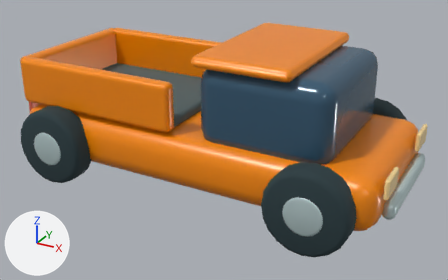
What one commit did to the glTF model public/models/pickup.glb.
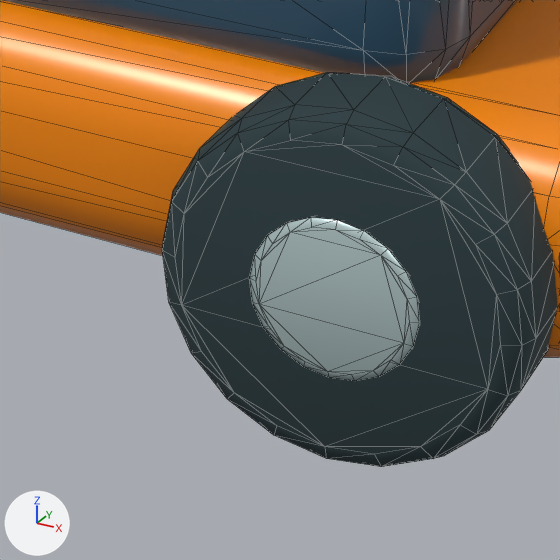
The first picture shows the older version from a 50 mm lens placed at (1.408, -2.491, 1.444), pointed at (0.062, -0.044, 0.22). The close-ups show the older and then the newer version on the part from 50% to 80% of the width and 52% to 100% of the height of that picture. Only the edits that show in the close-ups are written down. The lights are fixed; the arrows at lower left show +X, +Y and +Z. The close-ups show mesh edges as thin lines. Where no turn or scale is listed for an object, it has been applied to the vertices. Vertices at exactly the same position are counted once.

In view in the first close-up: 'Opaque blue glass.002', 'Paint pickup', 'Tyre rubber.002', 'Wheel hubs.002'.
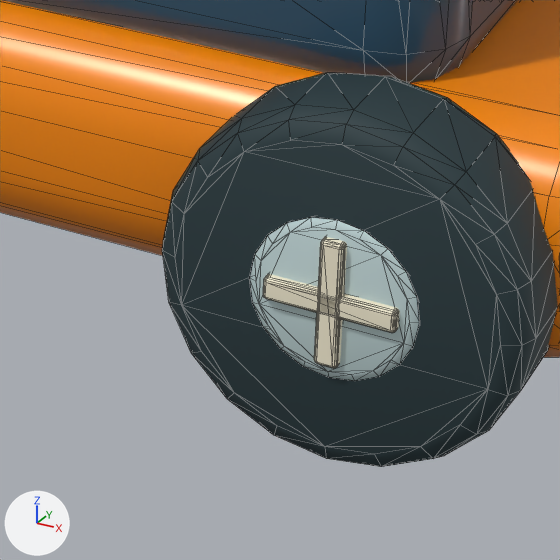
Where the newer file only moved an object's origin or applied its transform, the numbers keep the older frame.

Edits to the bpy script that builds the scene:
```text
Add mat_rolling_wheels:
    mat_rolling_wheels = bpy.data.materials.new('Rolling wheels')
    mat_rolling_wheels.use_nodes = True; mat_rolling_wheels.node_tree.nodes.clear()
    _N = mat_rolling_wheels.node_tree.nodes; _L = mat_rolling_wheels.node_tree.links
    n0 = _N.new('ShaderNodeBsdfPrincipled'); n0.name = 'Principled BSDF'
    n0.inputs[1].default_value = 0.05  # 'Metallic'
    n0.inputs[2].default_value = 0.72  # 'Roughness'
    n1 = _N.new('ShaderNodeOutputMaterial'); n1.name = 'Material Output'
    n2 = _N.new('ShaderNodeVertexColor'); n2.name = 'Color Attribute'
    _L.new(n0.outputs[0], n1.inputs[0])  # 'BSDF' to 'Surface'
    _L.new(n2.outputs[0], n0.inputs[0])  # 'Color' to 'Base Color'
Change me_cylinder_017:
    used by ob_tyre_rubber_002; location = (-0.67, -0.43, 0.19)
    remove me_cylinder_017.from_pydata(...)  # 480 vertices, 944 faces; spans x -0.19..1.52, y -0.07..0.93, z -0.19..0.19
    remove me_cylinder_017.materials.append(mat_tyre_rubber)  # dark cyan #273b40
    add me_cylinder_017.from_pydata(...)  # 1648 vertices, 3232 faces; spans x -0.19..1.52, y -0.08..0.94, z -0.19..0.19
    me_cylinder_017 part 1: 292 vertices added at x 1.24..1.42, y -0.08..-0.04, z -0.09..0.09
    other edits to the shape of me_cylinder_017 do not show in these pictures
    add me_cylinder_017.materials.append(mat_rolling_wheels)
Change me_cylinder_018:
    used by ob_wheel_hubs_002; location = (-0.67, -0.486, 0.19)
    remove me_cylinder_018.from_pydata(...)  # 496 vertices, 972 faces; spans x -0.09..1.64, y -0.01..0.98, z -0.09..0.09
    add me_cylinder_018.from_pydata(...)  # 96 vertices, 188 faces; spans x 1.58..1.64, y 0.2..0.77, z -0.05..0.03
    me_cylinder_018 part 2: the loose piece of 100 vertices spanning x 1.24..1.42, y -0.01..0.01, z -0.09..0.09 is deleted
    other edits to the shape of me_cylinder_018 do not show in these pictures
```

Changed parts and their boxes [x1, y1, x2, y2] in the close-ups (560 x 560 px):
'Wheel hubs.002', reshaped (not visible afterwards)
    before: [250, 218, 419, 381]
part 1 of me_cylinder_017, added
    after: [250, 218, 419, 381]
